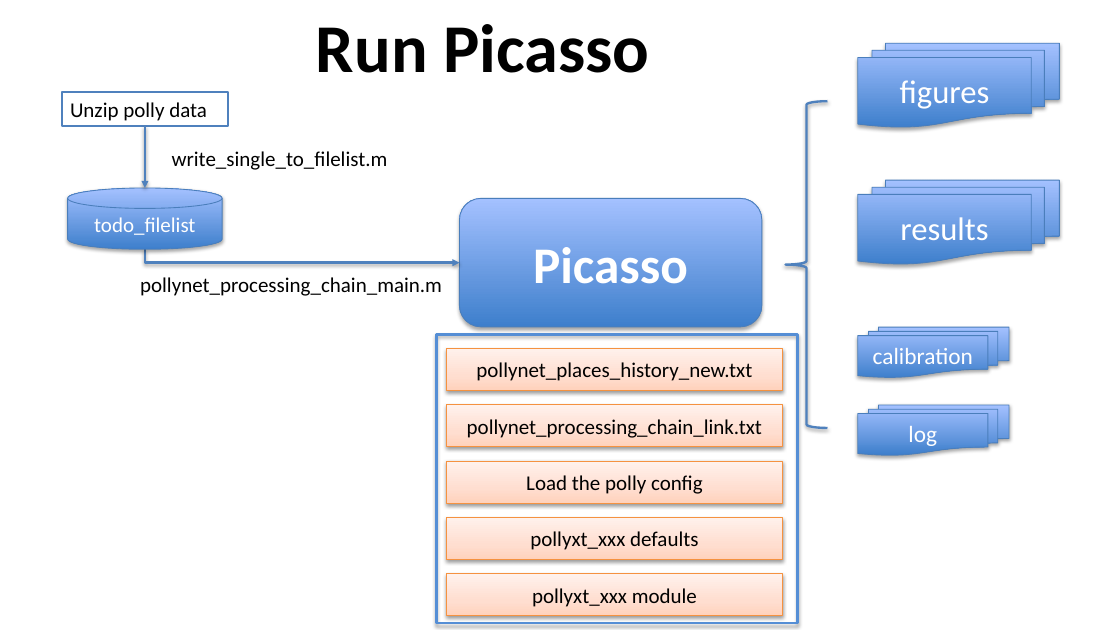
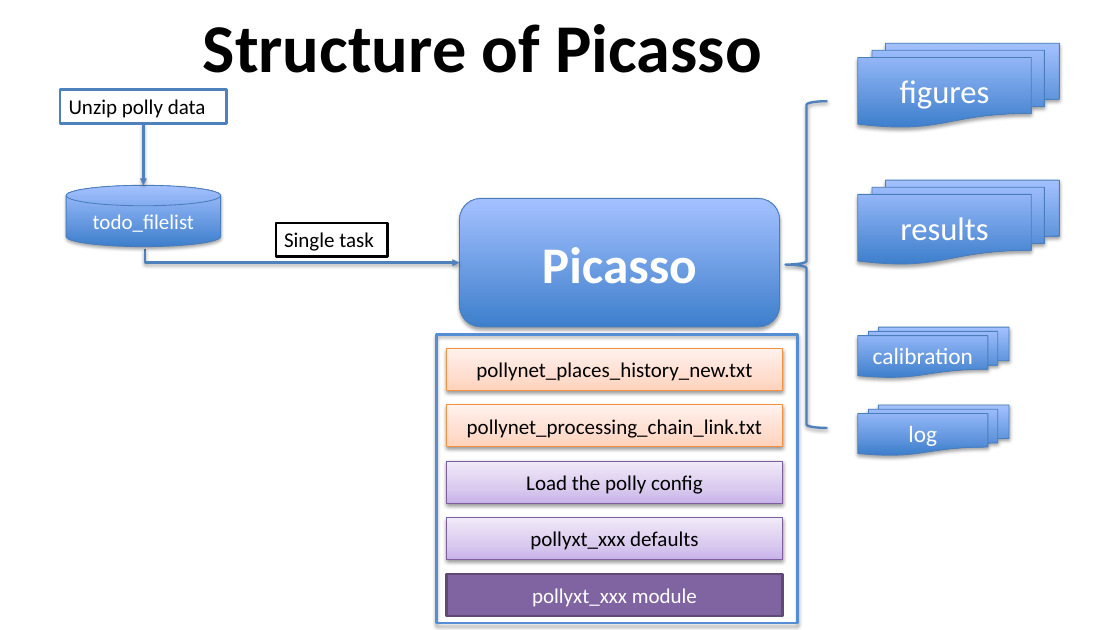
Before and after one commit to PollyNET/Pollynet_Processing_Chain, a slide deck: slide 6 of doc/Pollynet_Processing_Chain.pptx (slide 10 before the commit). Drawn at 1120x630 pixels with LibreOffice and Linux fonts; fonts in the diff are those of the drawing; background and template pictures are left out. Boxes give left, top, right and bottom in pixels: in the first picture for what was removed or moved away, otherwise in the second. Text is boxed around its words. In the diff, an @@ line names an element or a change of style, - is before the commit and + after.

```diff
--- a/doc/Pollynet_Processing_Chain.pptx
+++ b/doc/Pollynet_Processing_Chain.pptx
@@ title at <box>203,24,762,73</box>: text changed @@
-Run Picasso
+Structure of Picasso
@@ text removed at <box>172,151,388,170</box> @@
-write_single_to_filelist.m
@@ rounded rectangle "Picasso": place and size @@
-rounded rectangle "Picasso" at <box>460,198,762,327</box>
+rounded rectangle "Picasso" at <box>460,198,780,327</box>
@@ rectangle added at <box>276,223,387,256</box>, fill #FFFFFF, outline #000000 2 pt, 18 pt, text #000000 @@
+Single task
@@ text removed at <box>140,277,442,296</box> @@
-pollynet_processing_chain_main.m
@@ rectangle "Load the polly config" at <box>447,461,783,503</box>: fill gradient #FFD2BD to #FFDED0 to #FFF2ED to gradient #C9B5E8 to #D8CBEE to #F0EAF9; outline #F69240 0.75 pt to #7D60A0 0.75 pt @@
@@ rectangle "pollyxt_xxx defaults" at <box>447,518,783,560</box>: fill gradient #FFD2BD to #FFDED0 to #FFF2ED to gradient #C9B5E8 to #D8CBEE to #F0EAF9; outline #F69240 0.75 pt to #7D60A0 0.75 pt @@
@@ rectangle "pollyxt_xxx module" at <box>447,574,783,616</box>: text colour #000000 to #FFFFFF; fill gradient #FFD2BD to #FFDED0 to #FFF2ED to #8064A2; outline #F69240 0.75 pt to #5F4A78 2 pt; shadow off @@
```
Also in this commit, not shown: 1 other slide changed, 5 slides added, 1 other file.
